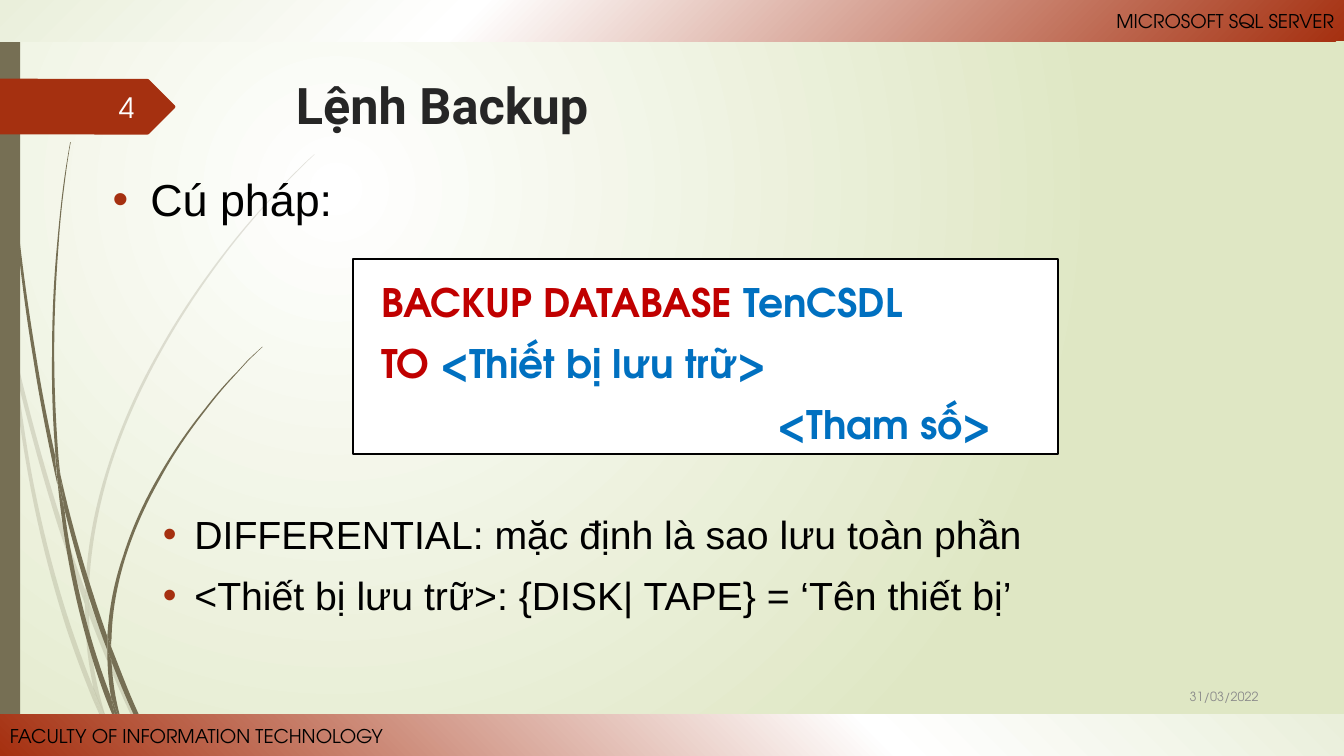
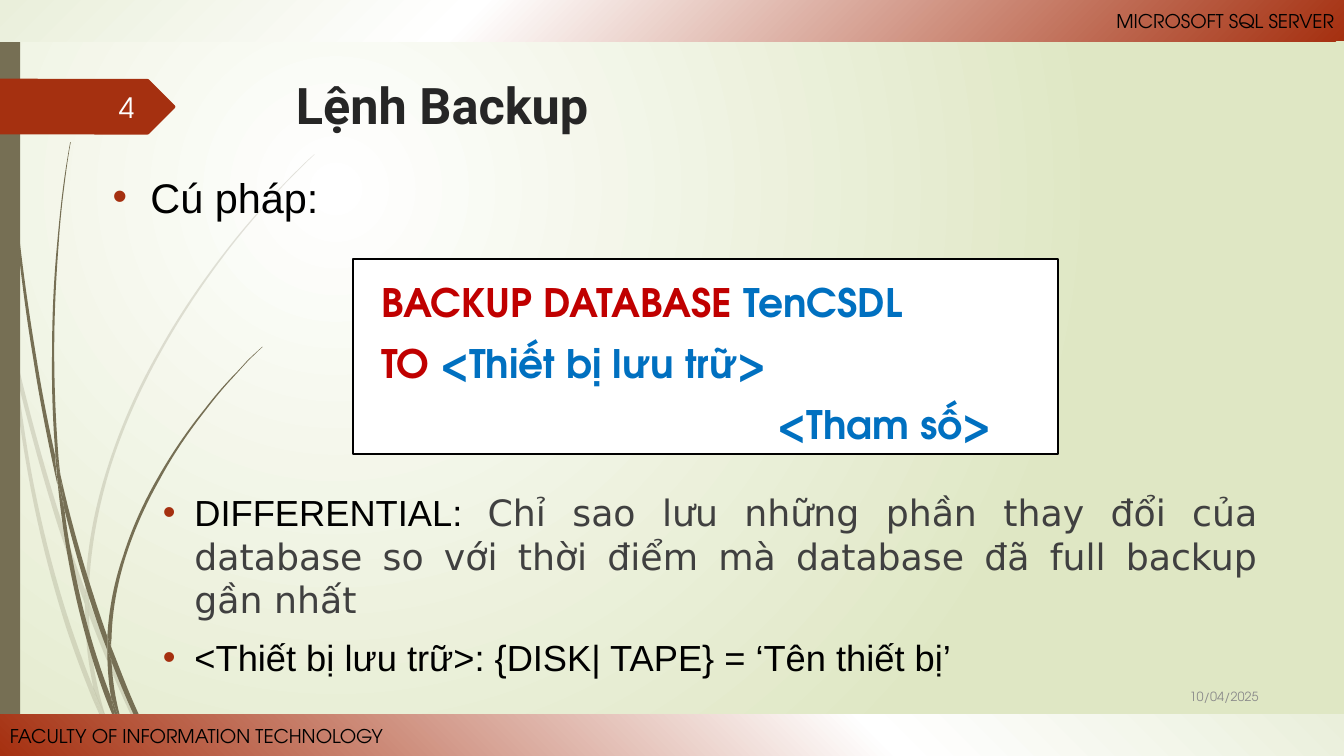
Before and after one commit to Anlh-ogr/SQL_database, a slide deck: slide 4 of doc/Document/Powerpoint/C11_backupRestore.pptx. Drawn at 1344x756 pixels with LibreOffice and Linux fonts; fonts in the diff are those of the drawing. Boxes give left, top, right and bottom in pixels: in the first picture for what was removed or moved away, otherwise in the second. Text is boxed around its words. In the diff, an @@ line names an element or a change of style, - is before the commit and + after.

```diff
--- a/doc/Document/Powerpoint/C11_backupRestore.pptx
+++ b/doc/Document/Powerpoint/C11_backupRestore.pptx
@@ text at (150, 182, 951, 677): size 32 to 29.6 pt in "Cú pháp:"; size 28 to 25.9 pt in "<Thiết bị lưu trữ>: {DISK| TAPE} = ..." @@
@@ text at (194, 497, 1257, 621): text changed; size 28 to 25.9 pt; font Arial to DejaVu Sans; text colour #000000 to #404040 @@
-  • DIFFERENTIAL: mặc định là sao lưu toàn phần
+  • DIFFERENTIAL: Chỉ sao lưu những phần thay đổi của database so với thời điểm mà database đã full backup gần nhất
@@ text at (1190, 691, 1259, 703): text changed @@
-31/03/2022
+10/04/2025
```
Also in this commit, not shown: 21 other slides changed.
